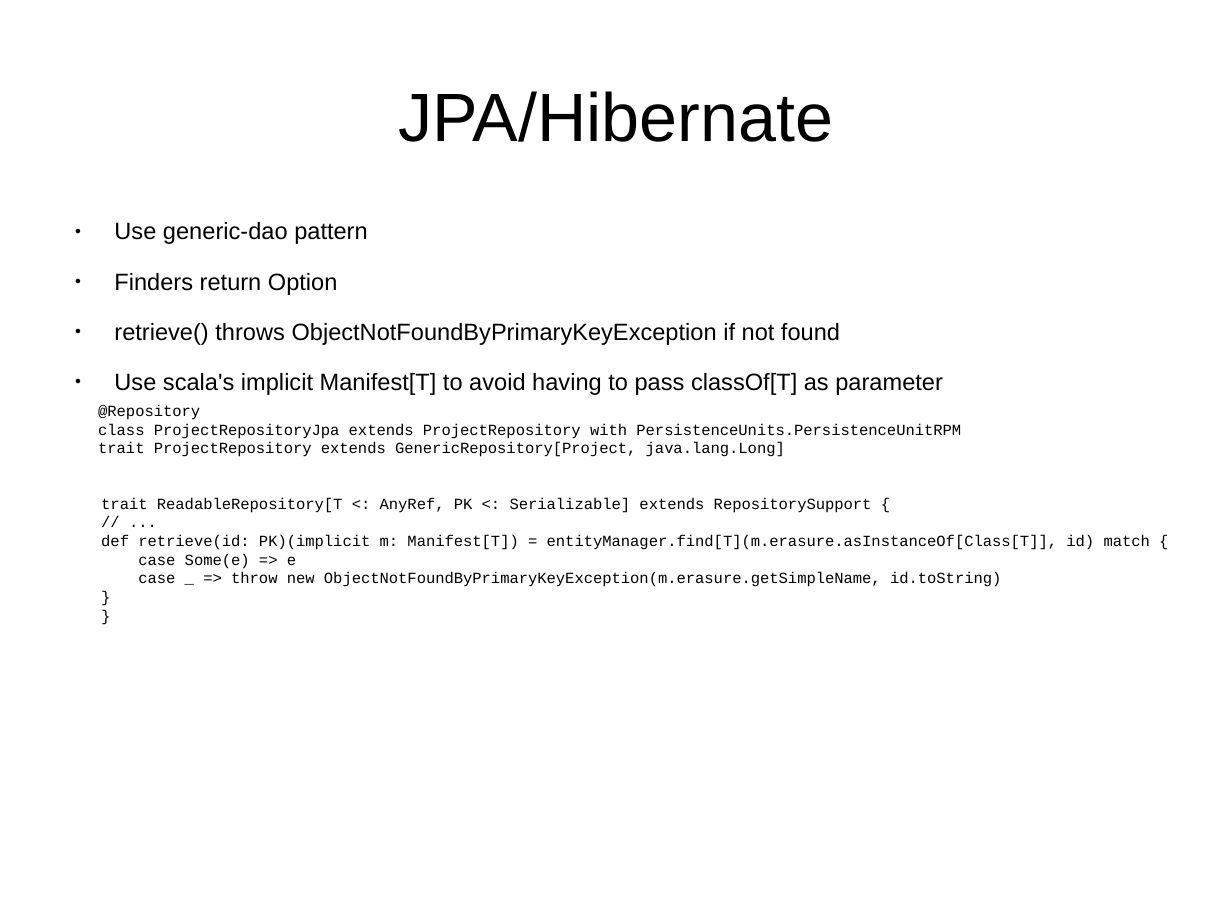
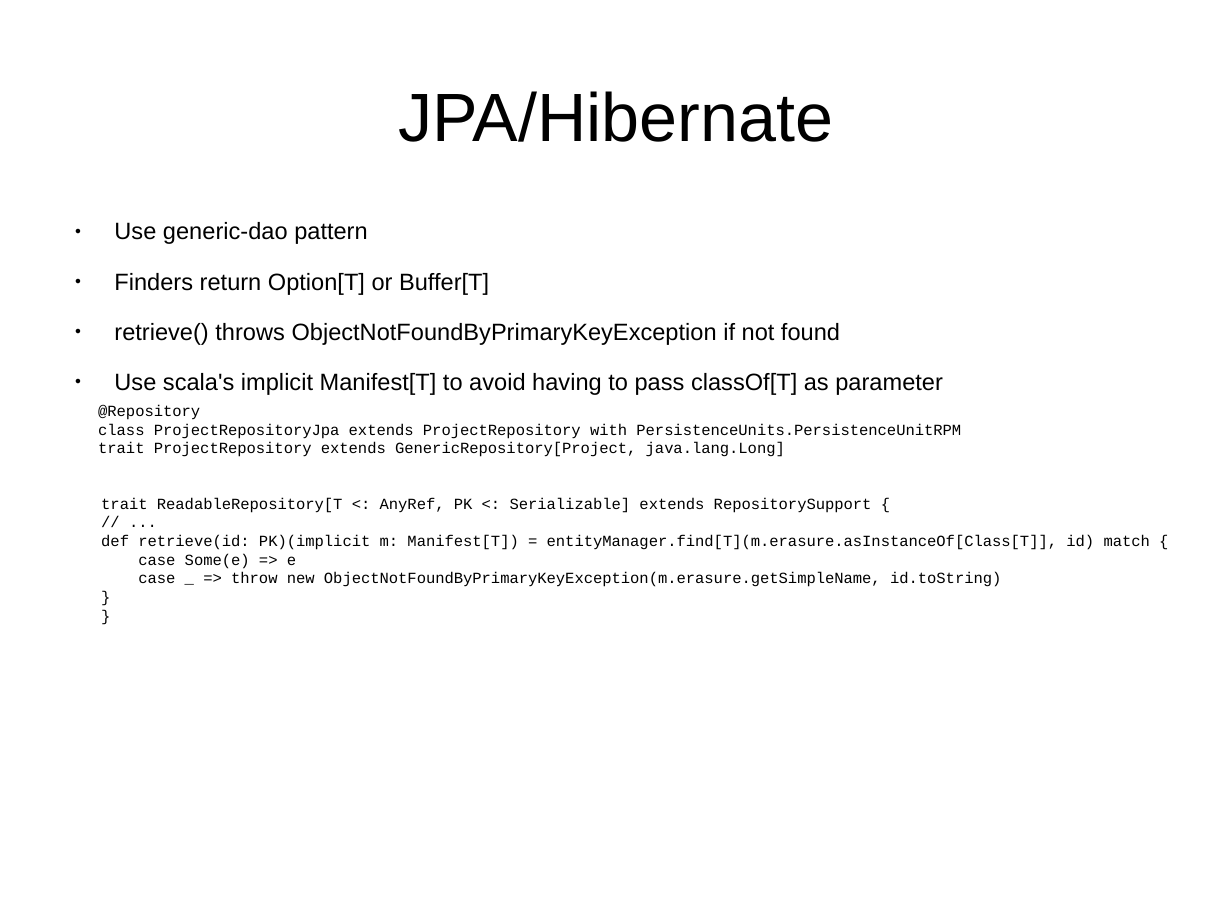
Before and after one commit to andreak/slol-2011, a slide deck: slide 30 of Scala-LiftOff-2011-lift-from-jee-perspective.odp. Drawn at 1232x924 pixels with LibreOffice and Linux fonts; fonts in the diff are those of the drawing. Boxes give left, top, right and bottom in pixels: in the first picture for what was removed or moved away, otherwise in the second. Text is boxed around its words. In the diff, an @@ line names an element or a change of style, - is before the commit and + after.

```diff
--- a/Scala-LiftOff-2011-lift-from-jee-perspective.odp
+++ b/Scala-LiftOff-2011-lift-from-jee-perspective.odp
@@ text at [114,273,489,295]: text changed @@
-● Finders return Option
+● Finders return Option[T] or Buffer[T]
```
Also in this commit, not shown: 4 other slides changed.
